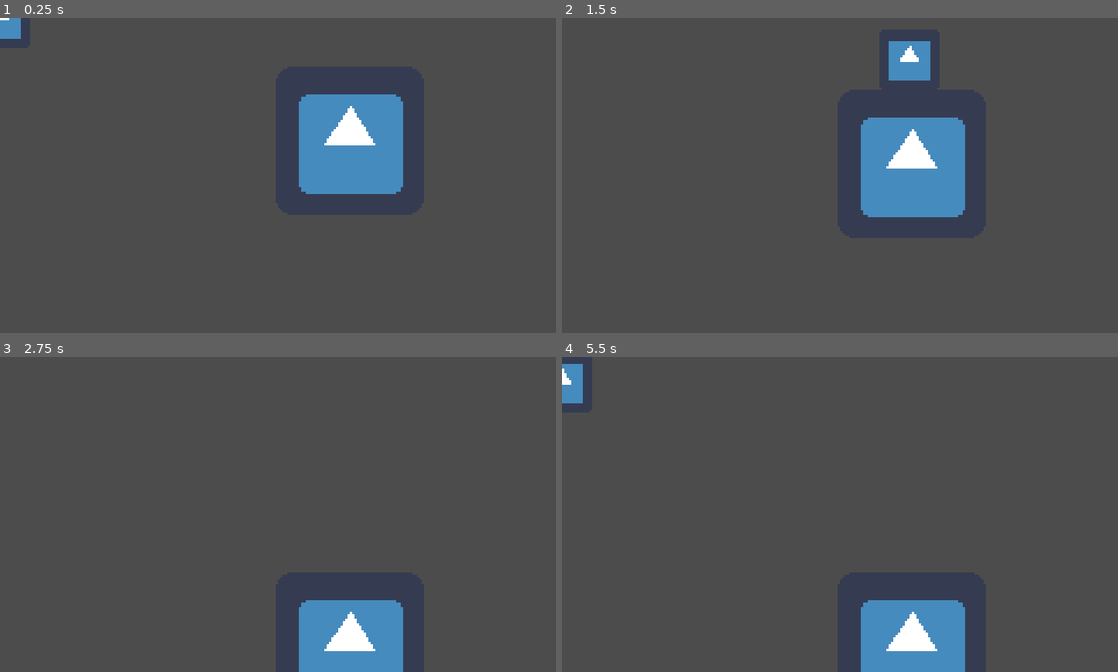
Above: before the commit, frames 1-4 (two rows, left to right).
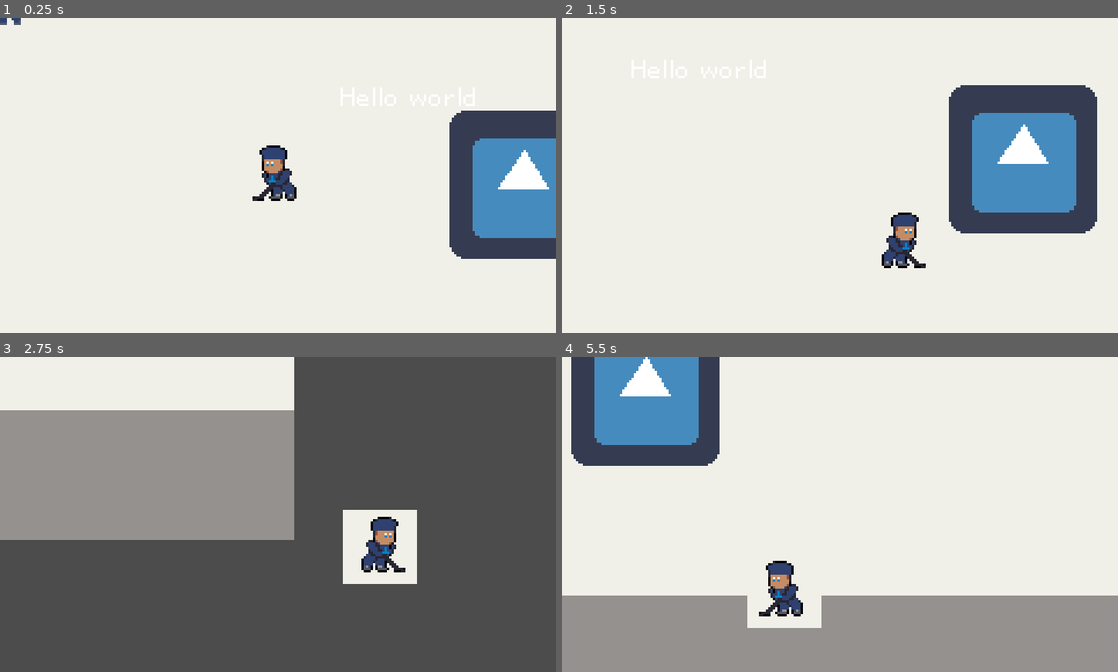
Above: after the commit, the same moments.

Repository: leafo/ludum-dare-41
Game: Godot game, scene res://Main.tscn
The game is run twice, just before and just after one commit, with the same random seed, the same clock (stepped at 60 frames per second) and the same inputs. The engine's default icon, where the game draws it, is replaced by a stand-in: a white triangle on a blue panel in a dark square.
Inputs:
- Up to frame 1 (0.25 s): no input
- Up to frame 2 (1.5 s): tap Enter (ui_accept) at 0.5, 0.77 s; hold Right (ui_right) 0.53-1.28 s; hold Down (ui_down) from 1.28 s (still down)
- Up to frame 3 (2.75 s): tap Enter (ui_accept) at 1.52 s; release Down (ui_down) at 2.03 s; hold Right (ui_right) from 2.03 s (still down)
- Up to frame 4 (5.5 s): release Right (ui_right) at 2.78 s; hold Up (ui_up) 2.78-3.53 s; tap Enter (ui_accept) at 3.02, 3.77, 4.52 s; hold Left (ui_left) 3.53-5.03 s; hold Down (ui_down) from 5.03 s (still down)

The runs differ from the first frame. In frame 1, 95% of the frame differs, in the area x 0-100%, y 0-100%; in frame 2, 94%; in frame 3, 38%; in frame 4, 96%.

Commit message:
add some sprite and fonts and stuff

Diff:
--- a/Main.tscn
+++ b/Main.tscn
@@ -1,38 +1,49 @@
-[gd_scene load_steps=6 format=2]
+[gd_scene load_steps=10 format=2]
 
 [ext_resource path="res://Player.gd" type="Script" id=1]
-[ext_resource path="res://icon.png" type="Texture" id=2]
+[ext_resource path="res://images/sprite.png" type="Texture" id=2]
 [ext_resource path="res://Puck.gd" type="Script" id=3]
+[ext_resource path="res://icon.png" type="Texture" id=4]
+[ext_resource path="res://fonts/HelvetiPixel.ttf" type="DynamicFontData" id=5]
+[ext_resource path="res://images/bg.png" type="Texture" id=6]
 
 [sub_resource type="RectangleShape2D" id=1]
 
 custom_solver_bias = 0.0
-extents = Vector2( 12.3864, 12.2666 )
+extents = Vector2( 6.92885, 11.3057 )
 
 [sub_resource type="CircleShape2D" id=2]
 
 custom_solver_bias = 0.0
 radius = 31.2339
 
+[sub_resource type="DynamicFont" id=3]
+
+size = 16
+use_mipmaps = false
+use_filter = false
+font_data = ExtResource( 5 )
+_sections_unfolded = [ "Extra Spacing", "Font", "Resource", "Settings" ]
+
 [node name="Main" type="Node" index="0"]
 
 [node name="Player" type="KinematicBody2D" parent="." index="0"]
 
+position = Vector2( 50.8593, 51.3864 )
 input_pickable = false
 collision_layer = 1
 collision_mask = 1
 collision/safe_margin = 0.08
 script = ExtResource( 1 )
 __meta__ = {
-"_edit_group_": true,
-"_edit_lock_": true
+"_edit_group_": true
 }
 
 [node name="Sprite" type="Sprite" parent="Player" index="0"]
 
-scale = Vector2( 0.4, 0.4 )
 texture = ExtResource( 2 )
-_sections_unfolded = [ "Transform" ]
+hframes = 2
+_sections_unfolded = [ "Animation", "Offset", "Transform" ]
 __meta__ = {
 "_edit_group_": true
 }
@@ -41,21 +52,80 @@
 
 shape = SubResource( 1 )
 
+[node name="Camera" type="Camera2D" parent="Player" index="2"]
+
+anchor_mode = 1
+rotating = false
+current = true
+zoom = Vector2( 1, 1 )
+limit_left = -10000000
+limit_top = -10000000
+limit_right = 10000000
+limit_bottom = 10000000
+limit_smoothed = false
+drag_margin_h_enabled = true
+drag_margin_v_enabled = true
+smoothing_enabled = true
+smoothing_speed = 10.0
+offset_v = 0.0
+offset_h = 0.0
+drag_margin_left = 0.2
+drag_margin_top = 0.2
+drag_margin_right = 0.2
+drag_margin_bottom = 0.2
+editor_draw_screen = true
+editor_draw_limits = false
+editor_draw_drag_margin = false
+_sections_unfolded = [ "Smoothing" ]
+
 [node name="Puck" type="KinematicBody2D" parent="." index="1" groups=[
 "Puck",
 ]]
 
-position = Vector2( 150.76, 52.9553 )
+editor/display_folded = true
+position = Vector2( 157.348, 55.5905 )
 input_pickable = false
 collision_layer = 1
 collision_mask = 1
 collision/safe_margin = 0.08
 script = ExtResource( 3 )
+__meta__ = {
+"_edit_group_": true
+}
 
 [node name="Sprite" type="Sprite" parent="Puck" index="0"]
 
-texture = ExtResource( 2 )
+texture = ExtResource( 4 )
 
 [node name="CollisionShape2D" type="CollisionShape2D" parent="Puck" index="1"]
 
 shape = SubResource( 2 )
+
+[node name="Label2" type="Label" parent="." index="2"]
+
+anchor_left = 0.0
+anchor_top = 0.0
+anchor_right = 0.0
+anchor_bottom = 0.0
+margin_left = 77.0
+margin_top = 10.0
+margin_right = 137.0
+margin_bottom = 24.0
+rect_pivot_offset = Vector2( 0, 0 )
+rect_clip_content = false
+mouse_filter = 2
+mouse_default_cursor_shape = 0
+size_flags_horizontal = 1
+size_flags_vertical = 4
+custom_fonts/font = SubResource( 3 )
+text = "Hello world"
+percent_visible = 1.0
+lines_skipped = 0
+max_lines_visible = -1
+_sections_unfolded = [ "custom_fonts" ]
+
+[node name="Sprite" type="Sprite" parent="." index="3"]
+
+z_index = -1
+texture = ExtResource( 6 )
+_sections_unfolded = [ "Z Index" ]
--- a/Player.gd
+++ b/Player.gd
@@ -11,9 +11,11 @@
 	var movement = Vector2(0,0)
 
 	if Input.is_action_pressed("ui_left"):
+		$Sprite.flip_h = false
 		movement.x -= 1
 
 	if Input.is_action_pressed("ui_right"):
+		$Sprite.flip_h = true
 		movement.x += 1
 
 	if Input.is_action_pressed("ui_up"):
@@ -39,4 +41,4 @@
 
 		if "Puck" in object.get_groups():
 			print("Hit puck")
-			object.push(collision.get_normal() * -20)
+			object.push(collision.get_normal() * -100)
Binary file added: fonts/Born2bSportyV2.ttf
Binary file added: fonts/HelvetiPixel.ttf
Binary file added: fonts/m3x6.ttf
Binary file added: images/bg.png
Not shown, added: images/bg.png.import
Binary file added: images/palette.aseprite
Binary file added: images/sprite.ase
Binary file added: images/sprite.png
Not shown, added: images/sprite.png.import
